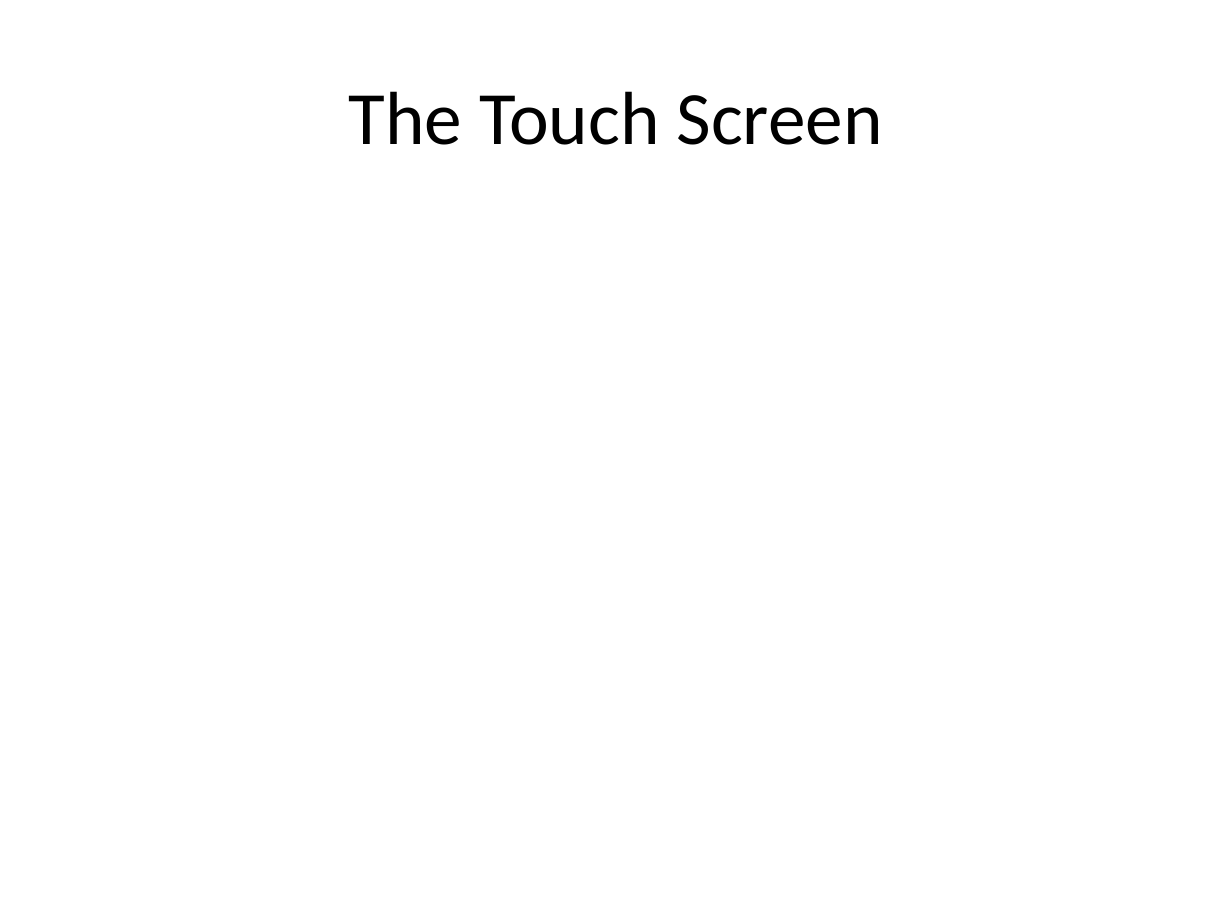
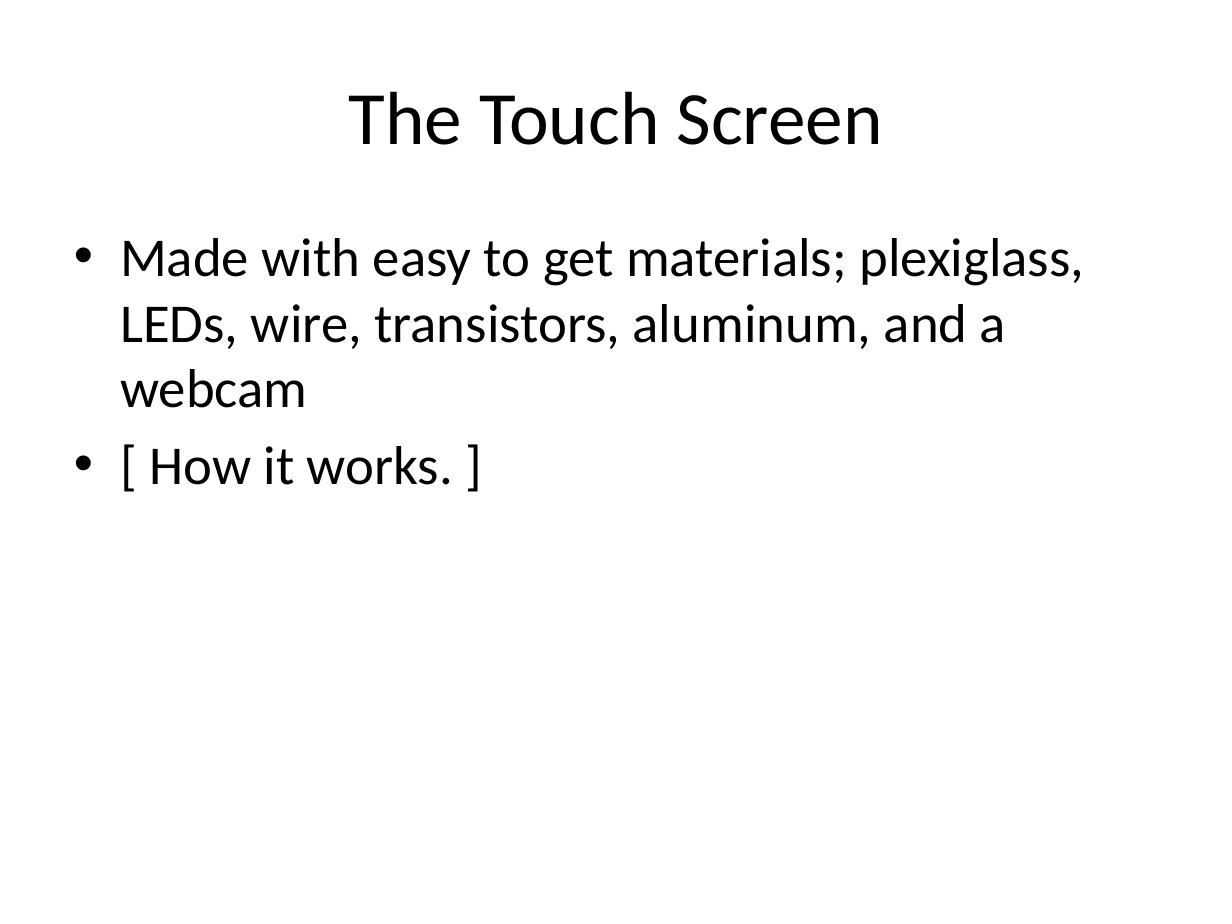
Before and after one commit to danomoseley/touch-22, a slide deck: slide 2 of Final Presentation.pptx. Drawn at 1232x924 pixels with LibreOffice and Linux fonts; fonts in the diff are those of the drawing. Boxes give left, top, right and bottom in pixels: in the first picture for what was removed or moved away, otherwise in the second. Text is boxed around its words. In the diff, an @@ line names an element or a change of style, - is before the commit and + after.

```diff
--- a/Final Presentation.pptx
+++ b/Final Presentation.pptx
@@ text added at <box>120,238,1084,485</box>, 32 pt, text #000000 @@
+• Made with easy to get materials; plexiglass, LEDs, wire, transistors, aluminum, and a webcam
+• [ How it works. ]
```
Also in this commit, not shown: 3 other slides changed, 1 slide added.
